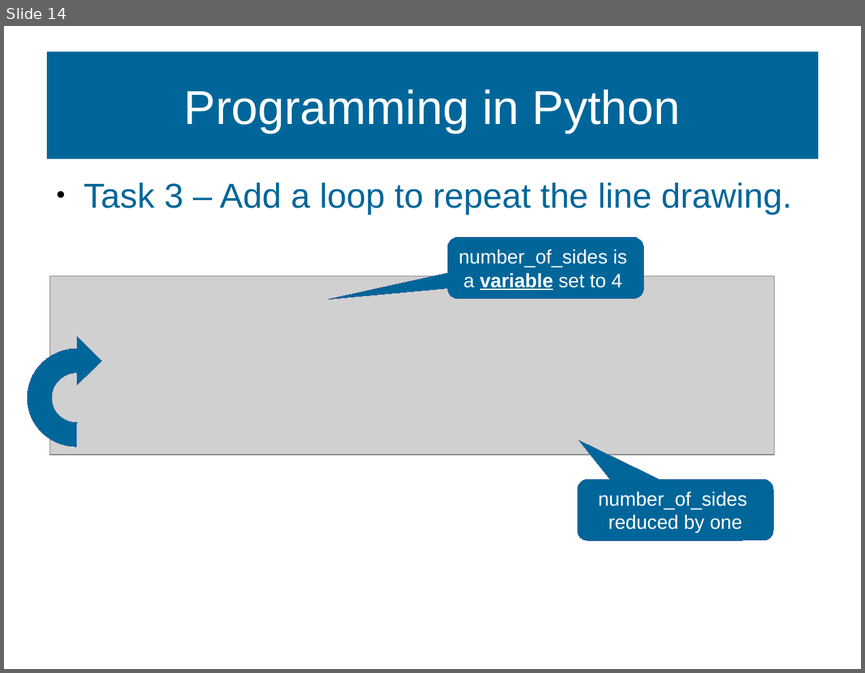
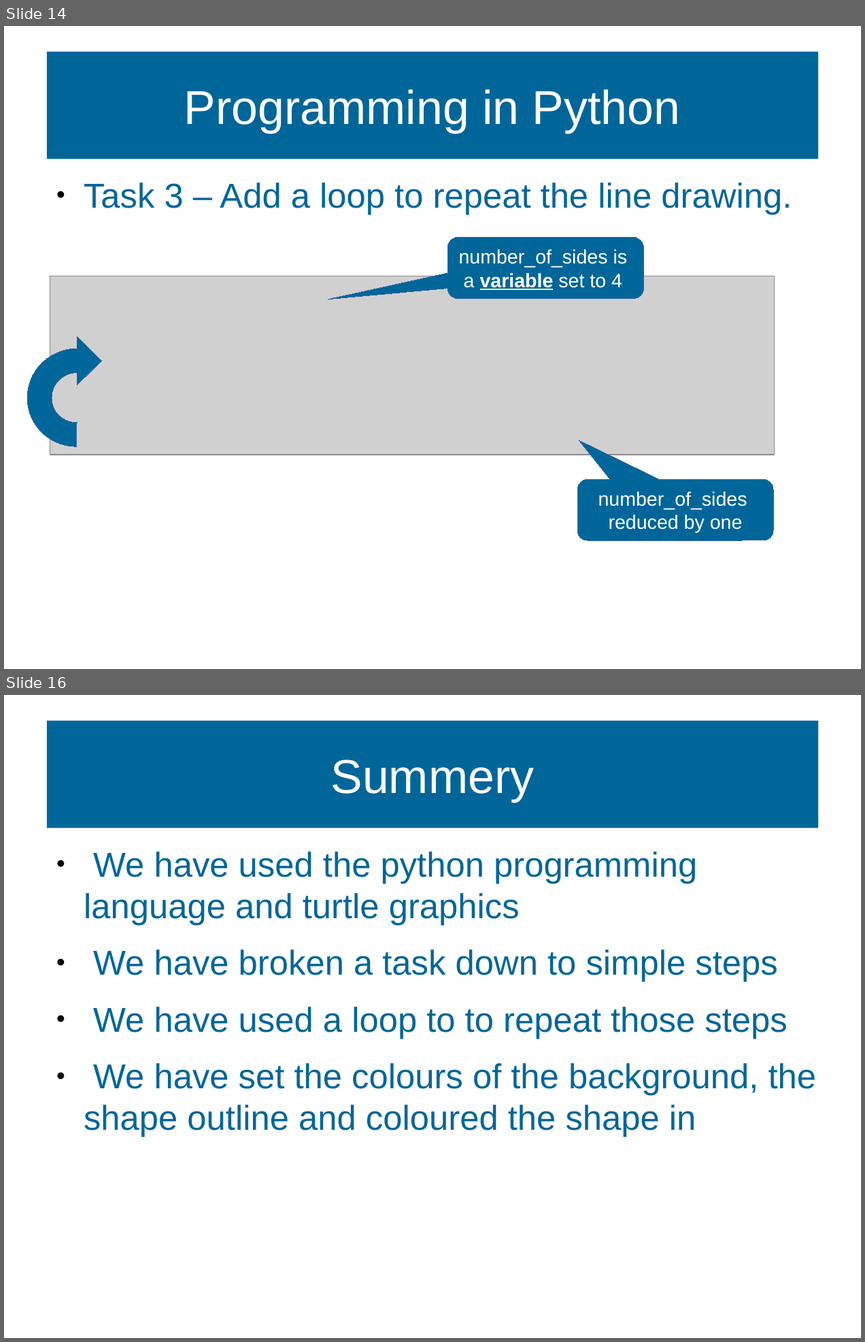
Before and after one commit to MarkGadsby/TeachingNotes, a slide deck: GeneralTextFiles/Markdown_BSC_Notes/Slides_HoneyCombe.odp. Shown one above the other, each under a label of ours: slide 14 before the commit, slides 14 and 16 after it; the slides between them are not shown. The pictures are 865x673 and 865x1342 pixels, drawn with LibreOffice and Linux fonts; fonts in the diff are those of the drawing; grey boxes stand for pictures; background and template pictures are left out. Boxes give left, top, right and bottom in pixels: in the first picture for what was removed or moved away, otherwise in the second. Text is boxed around its words. In the diff, an @@ line names an element or a change of style, - is before the commit and + after.

```diff
--- a/GeneralTextFiles/Markdown_BSC_Notes/Slides_HoneyCombe.odp
+++ b/GeneralTextFiles/Markdown_BSC_Notes/Slides_HoneyCombe.odp
@@ slide 16 added at <box>4,695,861,1338</box>, background #FFFFFF @@
@@ title added at <box>47,721,818,828</box>, fill #006699, 44 pt, text #FFFFFF @@
+Summery
@@ text added at <box>84,851,817,1137</box>, 32 pt, text #006699 @@
+● We have used the python programming language and turtle graphics
+● We have broken a task down to simple steps
+● We have used a loop to to repeat those steps
+● We have set the colours of the background, the shape outline and coloured the shape in
```
Also in this commit, not shown: 1 slide changed, 1 other slide added, 2 other files.
